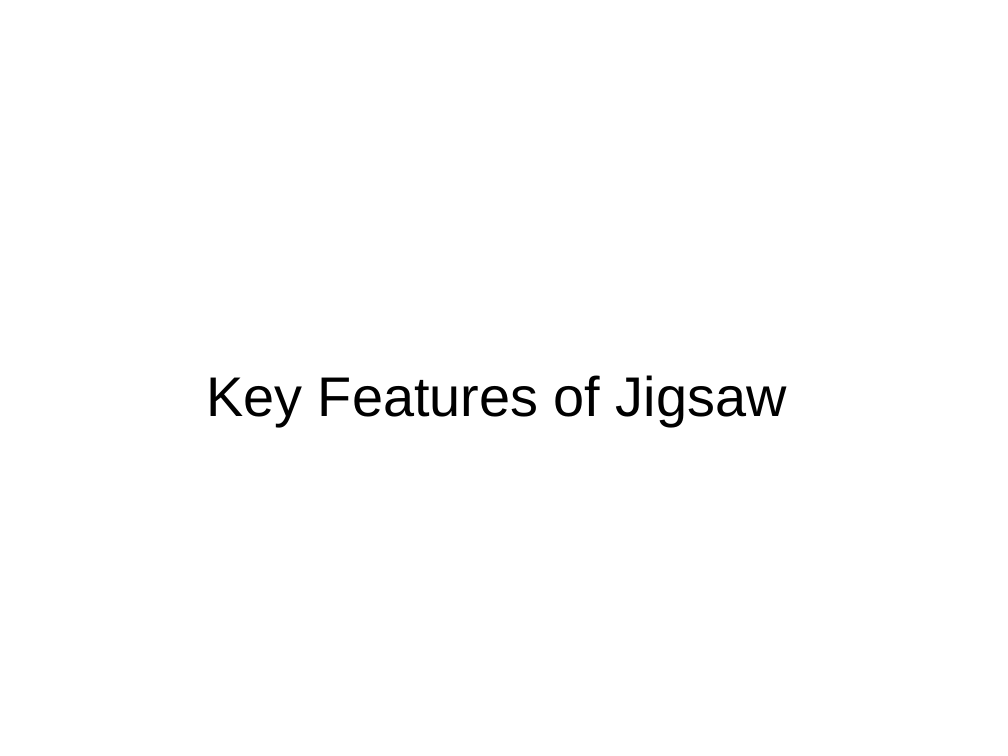
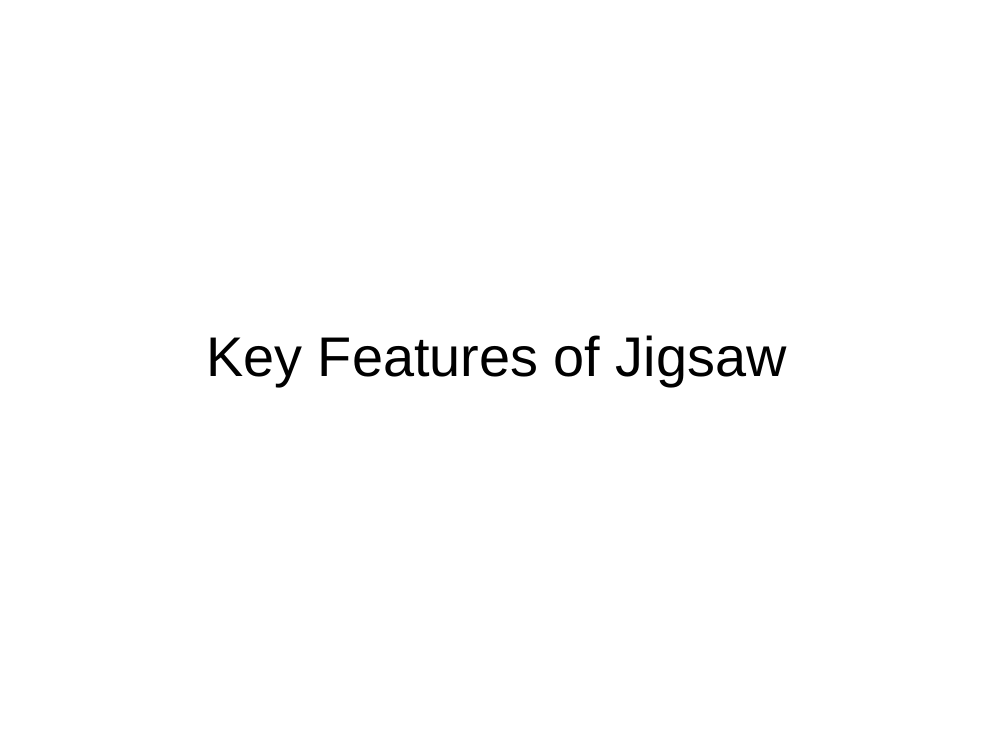
Before and after one commit to bobpaulin/whats-my-modularity, a slide deck: slide 27 of presentation/WhatsMyModularity.odp (slide 25 before the commit). Drawn at 1008x756 pixels with LibreOffice and Linux fonts; fonts in the diff are those of the drawing. Boxes give left, top, right and bottom in pixels: in the first picture for what was removed or moved away, otherwise in the second. Text is boxed around its words. In the diff, an @@ line names an element or a change of style, - is before the commit and + after.

```diff
--- a/presentation/WhatsMyModularity.odp
+++ b/presentation/WhatsMyModularity.odp
@@ title "Key Features of Jigsaw" moved from (x1=206, y1=375, x2=787, y2=426) to (x1=206, y1=335, x2=787, y2=386) @@
```
Also in this commit, not shown: 19 other slides changed, 7 slides added, 3 slides removed.
